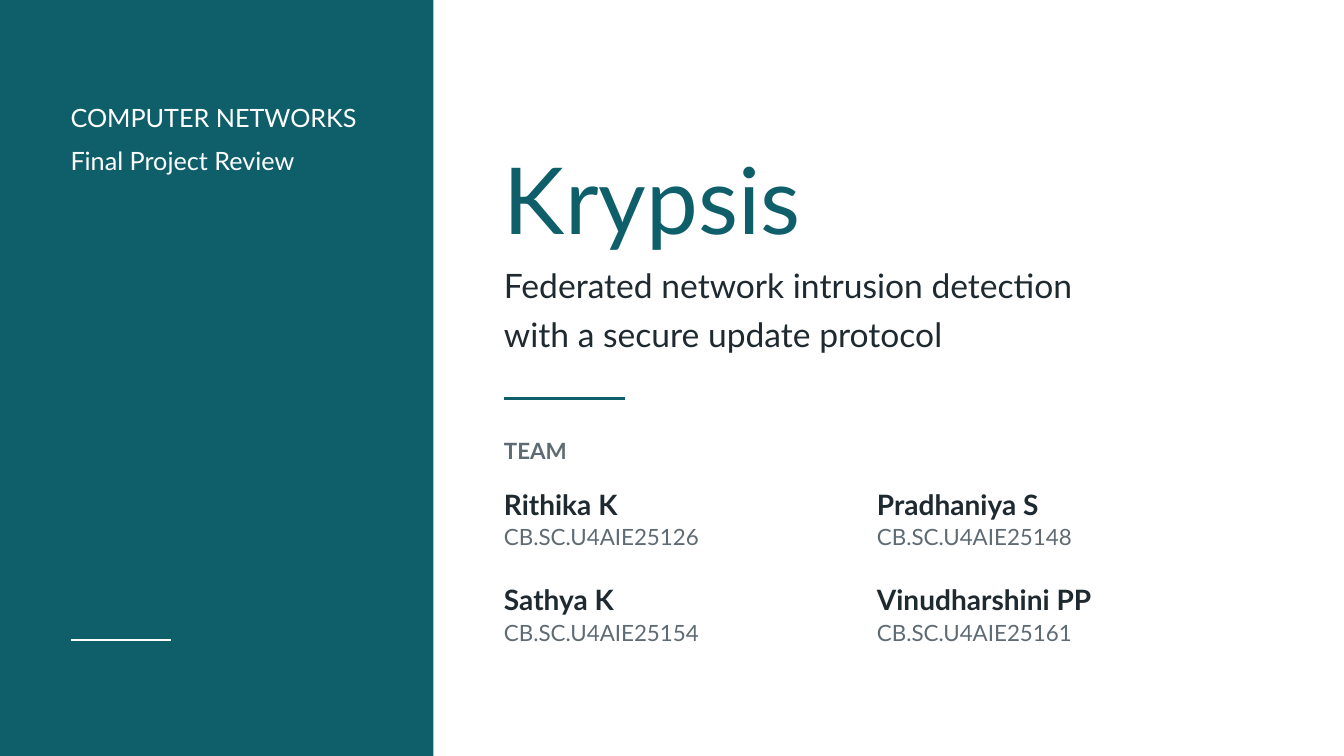
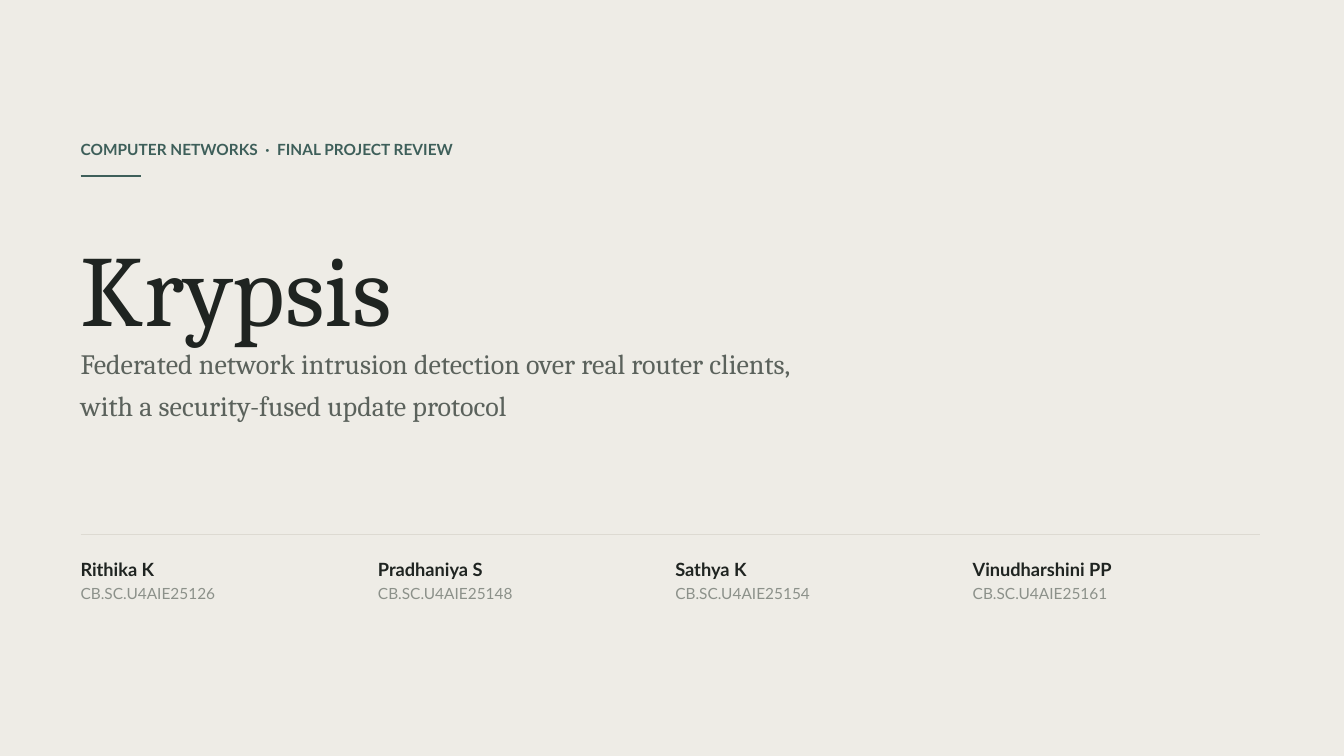
Before and after one commit to Vinudharshini18/Krypsis-A-network-intrusion-detection-system, a slide deck: slide 1 of presentation/Krypsis_Final_Review.pptx. Drawn at 1344x756 pixels with LibreOffice and Linux fonts; fonts in the diff are those of the drawing. Boxes give left, top, right and bottom in pixels: in the first picture for what was removed or moved away, otherwise in the second. Text is boxed around its words. In the diff, an @@ line names an element or a change of style, - is before the commit and + after.

Commit message:
Final review deck: back to the muted style, 14 slides

```diff
--- a/presentation/Krypsis_Final_Review.pptx
+++ b/presentation/Krypsis_Final_Review.pptx
@@ rectangle removed at (0, 0, 434, 756) @@
@@ rectangle added at (0, 0, 1344, 756), fill #EEECE6 @@
@@ text at (81, 143, 453, 155): text changed; size 18 to 11 pt; text colour #FFFFFF to #3E5F5A; bold on @@
-COMPUTER NETWORKS
-Final Project Review
+COMPUTER NETWORKS · FINAL PROJECT REVIEW
@@ line added from (81, 176) to (141, 176), #3E5F5A 1.5 pt @@
@@ text "Krypsis": place and size @@
-text "Krypsis" at (504, 166, 800, 250)
+text "Krypsis" at (81, 258, 392, 348)
@@ text "Krypsis" at (81, 258, 392, 348): size 66 to 72 pt, font Lato to Cambria, text colour #0F5F6B to #1F2421; line spacing 1.15 to 1.2 @@
@@ text at (81, 354, 790, 422): text changed; size 24 to 20 pt; font Lato to Cambria; text colour #1E2A30 to #5B625C @@
-Federated network intrusion detection
-with a secure update protocol
+Federated network intrusion detection over real router clients,
+with a security-fused update protocol
@@ line removed from (504, 398) to (625, 398) @@
@@ text removed at (504, 443, 567, 459) @@
-TEAM
@@ line added from (81, 534) to (1260, 534), #DDDAD2 0.75 pt @@
@@ text at (81, 562, 216, 599): text changed; size 16 to 11 pt; text colour #5F6B73 to #8C918A @@
-Sathya K
-CB.SC.U4AIE25154
+Rithika K
+CB.SC.U4AIE25126
@@ text "Pradhaniya S": place and size @@
-text "Pradhaniya S" at (877, 494, 1072, 545)
+text "Pradhaniya S" at (378, 562, 513, 599)
@@ text "Pradhaniya S" at (378, 562, 513, 599): size 20 to 13 pt, text colour #1E2A30 to #1F2421 in "Pradhaniya S"; size 16 to 11 pt, text colour #5F6B73 to #8C918A in "CB.SC.U4AIE25148"; line spacing 1.1 to 1.2 @@
@@ text at (675, 562, 810, 599): text changed; size 16 to 11 pt; text colour #5F6B73 to #8C918A @@
-Rithika K
-CB.SC.U4AIE25126
+Sathya K
+CB.SC.U4AIE25154
@@ text "Vinudharshini PP": place and size @@
-text "Vinudharshini PP" at (877, 589, 1092, 641)
+text "Vinudharshini PP" at (973, 562, 1112, 599)
@@ text "Vinudharshini PP" at (973, 562, 1112, 599): size 20 to 13 pt, text colour #1E2A30 to #1F2421 in "Vinudharshini PP"; size 16 to 11 pt, text colour #5F6B73 to #8C918A in "CB.SC.U4AIE25161"; line spacing 1.1 to 1.2 @@
@@ line removed from (71, 640) to (171, 640) @@
```
Also in this commit, not shown: 1 other slide changed, 12 slides added, 16 slides removed, 1 other file.
